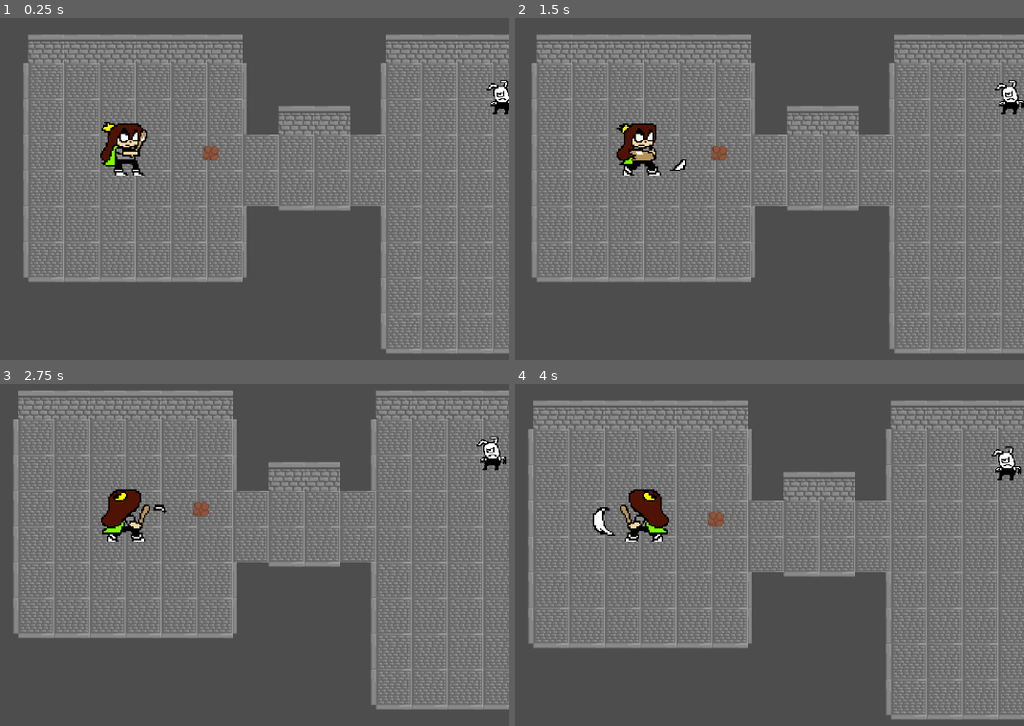
Above: before the commit, frames 1-4 (two rows, left to right).
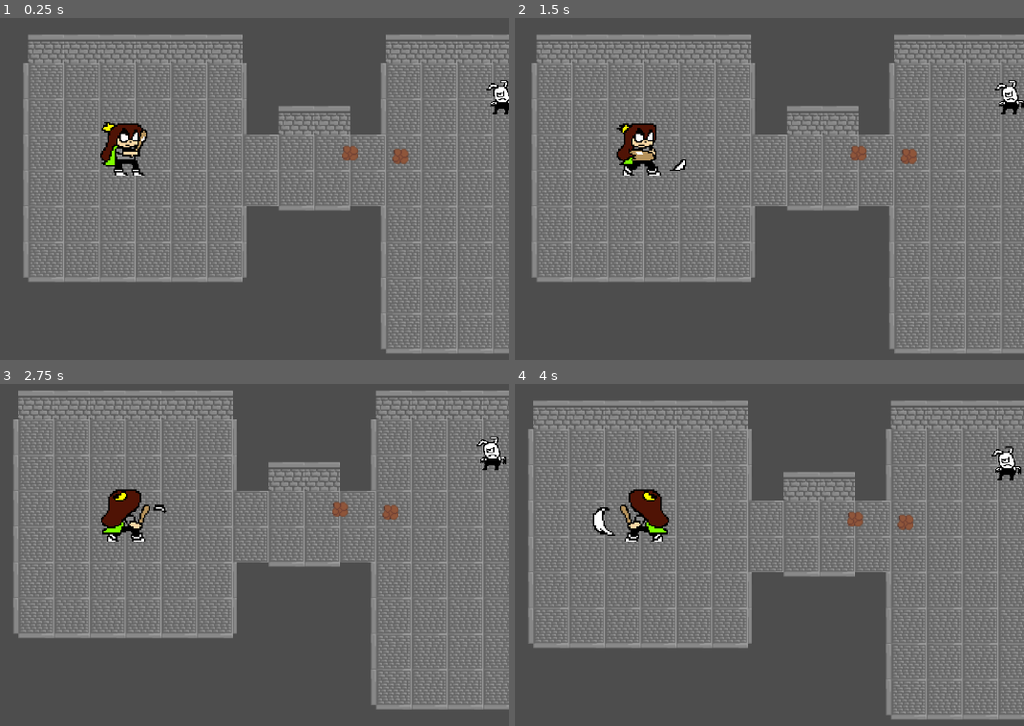
Above: after the commit, the same moments.

Repository: Megameca04/Proyecto_Cuki
Game: Godot game, scene res://Pruebas.tscn
Two runs of this game, one before a commit and one after it. Both use one fixed random seed, a clock stepped at 60 frames per second and the inputs below.
Inputs:
- Up to frame 1 (0.25 s): no input
- Up to frame 2 (1.5 s): tap Enter at 0.5 s; hold Right (ui_right) 0.53-1.28 s; hold Z (Atacar) 0.53-1.28 s; hold Down (ui_down) from 1.28 s (still down); tap X (Dash) at 1.35 s
- Up to frame 3 (2.75 s): release Down (ui_down) at 2.03 s; hold Right (ui_right) from 2.03 s (still down); hold Z (Atacar) from 2.03 s (still down)
- Up to frame 4 (4 s): release Right (ui_right) at 2.78 s; release Z (Atacar) at 2.78 s; hold Up (ui_up) 2.78-3.53 s; tap X (Dash) at 2.85 s; hold Left (ui_left) from 3.53 s (still down); hold Z (Atacar) from 3.53 s (still down)

The runs differ from the first frame. In frame 1, 0.4% of the frame differs, in the area x 39-81%, y 37-43%; in frame 2, 0.4%; in frame 3, 0.4%; in frame 4, 0.4%.

Commit message:
Ice and Water relationships work on Cuki

Diff:
--- a/Cuki-Clash of the Kuins/Pruebas.tscn
+++ b/Cuki-Clash of the Kuins/Pruebas.tscn
@@ -92,4 +92,7 @@
 layer_0/tile_data = PackedInt32Array(65536, 1, 1, 131072, 1, 1, 196608, 1, 1, 262144, 1, 1, 327680, 1, 1, 65543, 131073 …(10690 unchanged characters)…
 
 [node name="Freeze" parent="." instance=ExtResource("8_wj6ta")]
-position = Vector2(220, 126)
+position = Vector2(360, 126)
+
+[node name="Water" parent="." instance=ExtResource("8_wj6ta")]
+position = Vector2(411, 129)
--- a/Cuki-Clash of the Kuins/Scripts/Cuki.gd
+++ b/Cuki-Clash of the Kuins/Scripts/Cuki.gd
@@ -35,7 +35,7 @@
 
 func CukiDirections():
 	direction = Vector2.ZERO
-	if can_walk == true && elemental_state.getMovementState() != "Paralyzed": #si puede caminar
+	if can_walk == true && elemental_state.getMovementState() != "Paralyzed" && elemental_state.getMovementState() != "Frozen": #si puede caminar
 		#recibe la entrada por teclado del jugador
 		if Input.is_action_pressed("ui_up"):
 			direction.y = -1
@@ -91,14 +91,15 @@
 		set_collision_mask_value(2,!dashing) #deshabilita colisión con enemigos
 
 func attackedBySomething(knockbackForce, healthLost, something):
-	in_knockback = true #activa el knockback
-	#ajuste de componentes X e Y del vector del Knocback
-	knockback -= knockbackForce*Vector2(cos(get_angle_to(something.position)),sin(get_angle_to(something.position)))
-	$Knockback_timer.start() #activa el temporizador del knocback
-	$Health_bar.show() #mostrar salud
-	$Hide_timer.start() #cuando se desactiva la salud
-	$Visual_anim.play("Hurt") #efecto de daño
-	health.current -= healthLost #reduce salud
+	if elemental_state.getMovementState() != "Frozen":
+		in_knockback = true #activa el knockback
+		#ajuste de componentes X e Y del vector del Knocback
+		knockback -= knockbackForce*Vector2(cos(get_angle_to(something.position)),sin(get_angle_to(something.position)))
+		$Knockback_timer.start() #activa el temporizador del knocback
+		$Health_bar.show() #mostrar salud
+		$Hide_timer.start() #cuando se desactiva la salud
+		$Visual_anim.play("Hurt") #efecto de daño
+		health.current -= healthLost #reduce salud
 
 func game_over():
 	self.set_physics_process(false)
Not shown: 2 places in Cuki-Clash of the Kuins/Entidades/Chooty.tscn that only renumber resources
Not shown: 2 places in Cuki-Clash of the Kuins/Entidades/Cuki.tscn that only renumber resources
Not shown: 2 places in Cuki-Clash of the Kuins/Entidades/Rabion.tscn that only renumber resources
Not shown: 2 places in Cuki-Clash of the Kuins/Entidades/blonk.tscn that only renumber resources
Not shown: 2 places in Cuki-Clash of the Kuins/Entidades/explosive_eater.tscn that only renumber resources
